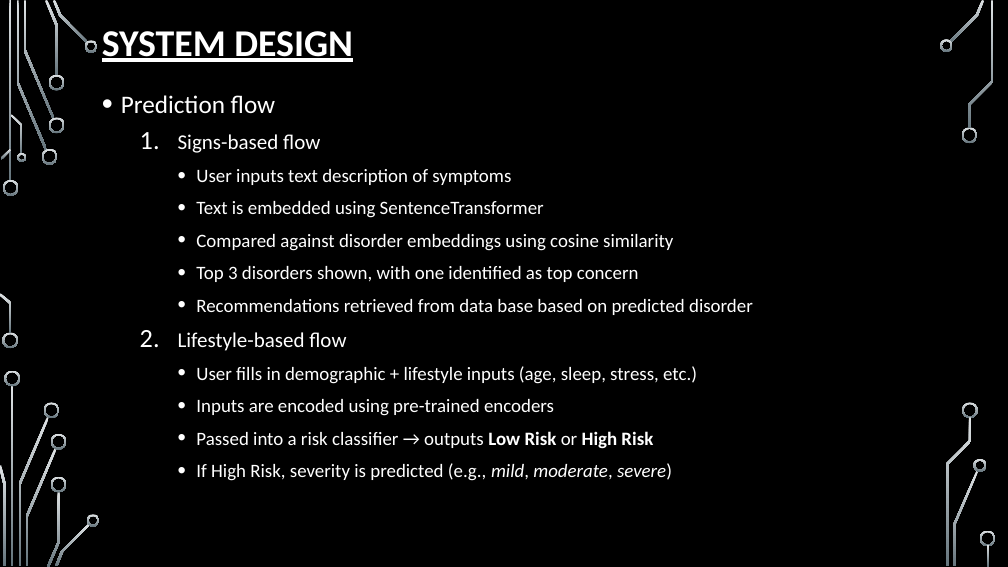
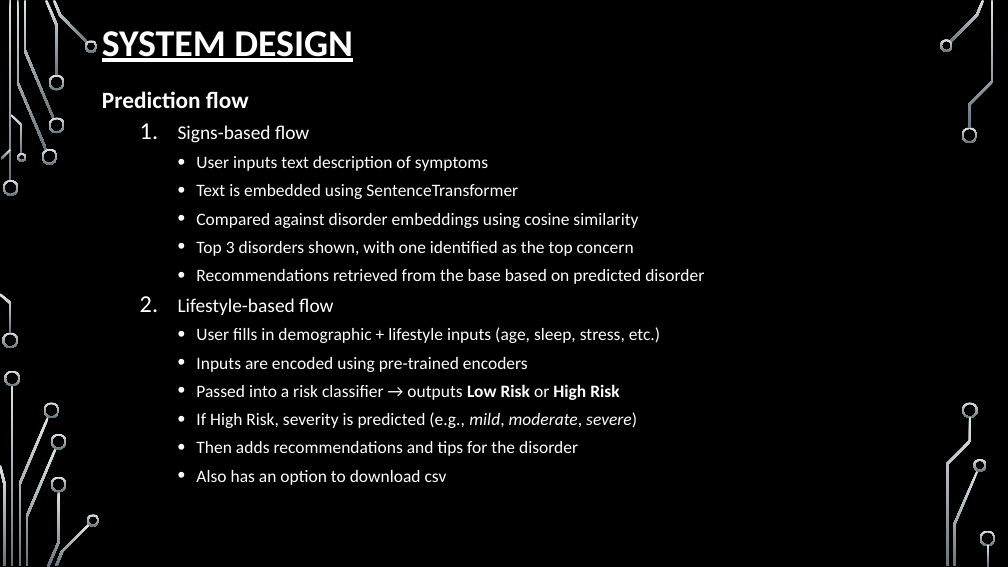
Before and after one commit to Godfrey-249/Phase_5_Project, a slide deck: slide 12 of Mental Health Report.pptx (slide 11 before the commit). Drawn at 1008x567 pixels with LibreOffice and Linux fonts; fonts in the diff are those of the drawing; background and template pictures are left out. Boxes give left, top, right and bottom in pixels: in the first picture for what was removed or moved away, otherwise in the second. Text is boxed around its words. In the diff, an @@ line names an element or a change of style, - is before the commit and + after.

```diff
--- a/Mental Health Report.pptx
+++ b/Mental Health Report.pptx
@@ text at [102, 91, 660, 428]: size 24 to 22.2 pt, bold on in "Prediction flow"; size 20 to 18.5 pt in "Signs-based flow", "Lifestyle-based flow"; size 18 to 16.6 pt in "User inputs text description of symptoms", "Text is embedded using SentenceTransformer", "Compared against disorder embeddings using cosine similarity", "User fills in demographic + lifestyle inputs ..." and 3 more places; bullet • to none; line spacing 1.2 to 1.1 @@
@@ text at [196, 241, 704, 284]: text changed; size 18 to 16.6 pt @@
-    • Top 3 disorders shown, with one identified as top concern
-    • Recommendations retrieved from data base based on predicted disorder
+    • Top 3 disorders shown, with one identified as the top concern
+    • Recommendations retrieved from the base based on predicted disorder
@@ text at [196, 441, 578, 485]: paragraphs added @@
+    • Then adds recommendations and tips for the disorder
+    • Also has an option to download csv
```
Also in this commit, not shown: 8 other slides changed, 3 slides added, 3 other files.
